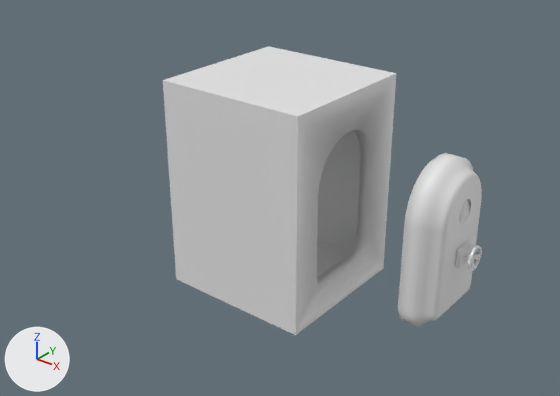
Two versions of the Blender file Models/GroupD/Factory Kit/Rooms/Smelter Room/Wall/FI-077 Smeltery DoorFrame.blend, one commit apart.
One viewpoint serves both versions: a 50 mm camera at (5.74, -7.17, 5.6) aimed at (0.01, -0.01, 1.16). Every picture has the same lights, and +X, +Y and +Z are marked at lower left.

Objects in the first picture: 'Cube', 'FI-76 Smeltery DoorFrame', 'FI-76 Smeltery DoorFrame.001'.
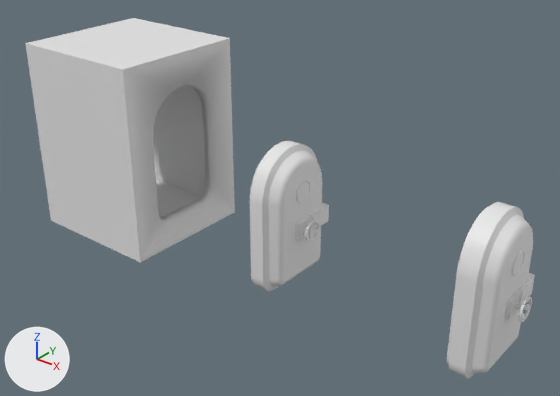
Boxes [x1, y1, x2, y2] around the edits, measured in the pictures (560 x 396 px):
'FI-76 Smeltery DoorFrame', moved
    before: [163, 46, 396, 335]
    after: [25, 18, 235, 262]
'FI-76 Smeltery DoorFrame.001', reshaped, moved (13% narrower, 14% shorter)
    before: [398, 153, 482, 327]
    after: [249, 141, 322, 291]
'FI-76 Smeltery DoorFrame.004', added
    after: [447, 202, 533, 379]
'Cube', moved
    before: [456, 242, 482, 271]
    after: [295, 215, 320, 242]
'Cube.007', added
    after: [504, 289, 532, 322]
'Cube.002', now drawn
    after: [310, 203, 329, 232]
'FI-76 Smeltery DoorFrame.002', now drawn
    after: [296, 179, 311, 203]
'Cube.005', added
    after: [519, 273, 535, 305]
'FI-76 Smeltery DoorFrame.003', added
    after: [512, 249, 525, 277]
part 1 of me_cube_001, added
    after: [249, 141, 322, 291]
part 2 of me_cube_001, deleted
    before: [398, 153, 482, 327]

Edits to the bpy script that builds the scene:
```text
Change me_cube_001:
    used by ob_fi_76_smeltery_doorframe_001; location = (0.55, 0.0, 0.0)
    remove me_cube_001.from_pydata(...)  # 409 vertices, 326 faces; spans x 1.61..2.04, y -0.59..0.59, z 0.4..2.33
    add me_cube_001.from_pydata(...)  # 928 vertices, 760 faces; spans x -0.05..0.38, y -0.59..0.59, z 0.0..1.93
    me_cube_001 part 1: 928 vertices added at x -0.05..0.38, y -0.59..0.59, z 0.0..1.93
    me_cube_001 part 2: 409 vertices removed from x 1.61..2.04, y -0.59..0.59, z 0.4..2.33
Add me_cube_015:
    me_cube_015.from_pydata(...)  # 428 vertices, 368 faces; spans x -1.35..1.31, y -1.25..1.25, z 0.0..7.47
Add me_cube_011:
    me_cube_011.from_pydata(...)  # 410 vertices, 326 faces; spans x -0.05..0.38, y -0.59..0.59, z 0.0..1.93
    me_cube_011.polygons.foreach_set('use_smooth', [True] * 326)
Add me_cube_013:
    me_cube_013.from_pydata(...)  # 44 vertices, 42 faces; spans x -1.22..1.22, y -1.0..1.03, z -1.0..1.0
Add me_cube_010:
    me_cube_010.from_pydata(...)  # 416 vertices, 386 faces; spans x -0.02..0.02, y -0.154..0.154, z -0.01..0.297
Change ob_fi_76_smeltery_doorframe:
    ob_fi_76_smeltery_doorframe.location: (0.0, 0.0, 0.0) -> (-2.76, 0.0, 0.0)
Change ob_fi_76_smeltery_doorframe_001:
    ob_fi_76_smeltery_doorframe_001.location: (0.55, 0.0, 0.0) -> (0.0, 0.0, 0.0)
Change ob_cube:
    ob_cube.location: (2.631, -0.00197, 1.244) -> (2.924, -0.00391, 1.242)
Add ob_cube_007:
    ob_cube_007 = bpy.data.objects.new('Cube.007', me_cube_015)
    ob_cube_007.parent = ob_fi_76_smeltery_doorframe_004
    ob_cube_007.matrix_parent_inverse = Matrix(((1.0, 0.0, 0.0, -2.539), (0.0, 1.0, 0.0, 0.0), (0.0, 0.0, 1.0, -0.4), (0.0, 0.0, 0.0, 1.0)))
    ob_cube_007.location = (2.924, -0.00391, 1.242)
    ob_cube_007.rotation_euler = (0.0, 1.571, 0.0)  # degrees (0, 90, 0)
    ob_cube_007.scale = (0.107, 0.123, 0.0229)
Add ob_fi_76_smeltery_doorframe_004:
    ob_fi_76_smeltery_doorframe_004 = bpy.data.objects.new('FI-76 Smeltery DoorFrame.004', me_cube_011)
    ob_fi_76_smeltery_doorframe_004.location = (2.87, 0.0, 0.0)
    _m = ob_fi_76_smeltery_doorframe_004.modifiers.new('Bevel', 'BEVEL')
    _m.width = 0.05
    _m.width_pct = 0.05
    _m.segments = 5
    _m.limit_method = 'WEIGHT'
    _m.use_clamp_overlap = False
Add ob_cube_005:
    ob_cube_005 = bpy.data.objects.new('Cube.005', me_cube_013)
    ob_cube_005.parent = ob_fi_76_smeltery_doorframe_004
    ob_cube_005.matrix_parent_inverse = Matrix(((1.0, 0.0, 0.0, -2.539), (0.0, 1.0, 0.0, 0.0), (0.0, 0.0, 1.0, -0.4), (0.0, 0.0, 0.0, 1.0)))
    ob_cube_005.location = (2.888, 0.348, 1.242)
    ob_cube_005.scale = (0.06, 0.2, 0.124)
    _m = ob_cube_005.modifiers.new('Boolean', 'BOOLEAN')
    _m.object = ob_fi_76_smeltery_doorframe_004
Add ob_fi_76_smeltery_doorframe_003:
    ob_fi_76_smeltery_doorframe_003 = bpy.data.objects.new('FI-76 Smeltery DoorFrame.003', me_cube_010)
    ob_fi_76_smeltery_doorframe_003.parent = ob_fi_76_smeltery_doorframe_004
    ob_fi_76_smeltery_doorframe_003.matrix_parent_inverse = Matrix(((1.0, 0.0, 0.0, -2.539), (0.0, 1.0, 0.0, 0.0), (0.0, 0.0, 1.0, -0.4), (0.0, 0.0, 0.0, 1.0)))
    ob_fi_76_smeltery_doorframe_003.location = (2.923, 0.0, 1.625)
```
